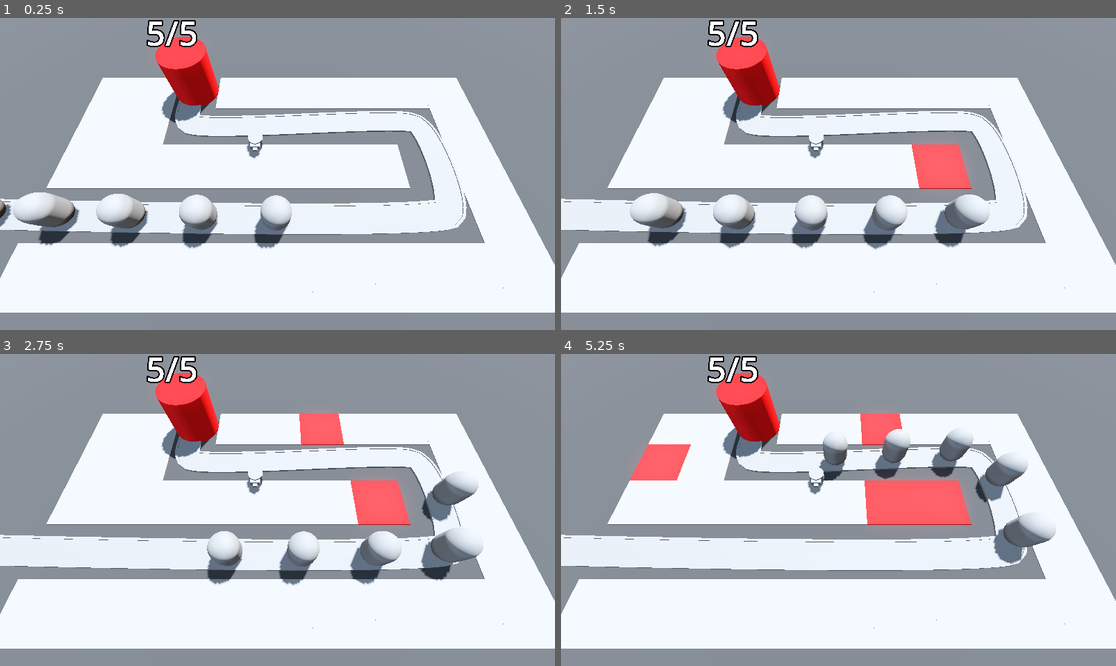
Above: before the commit, frames 1-4 (two rows, left to right).
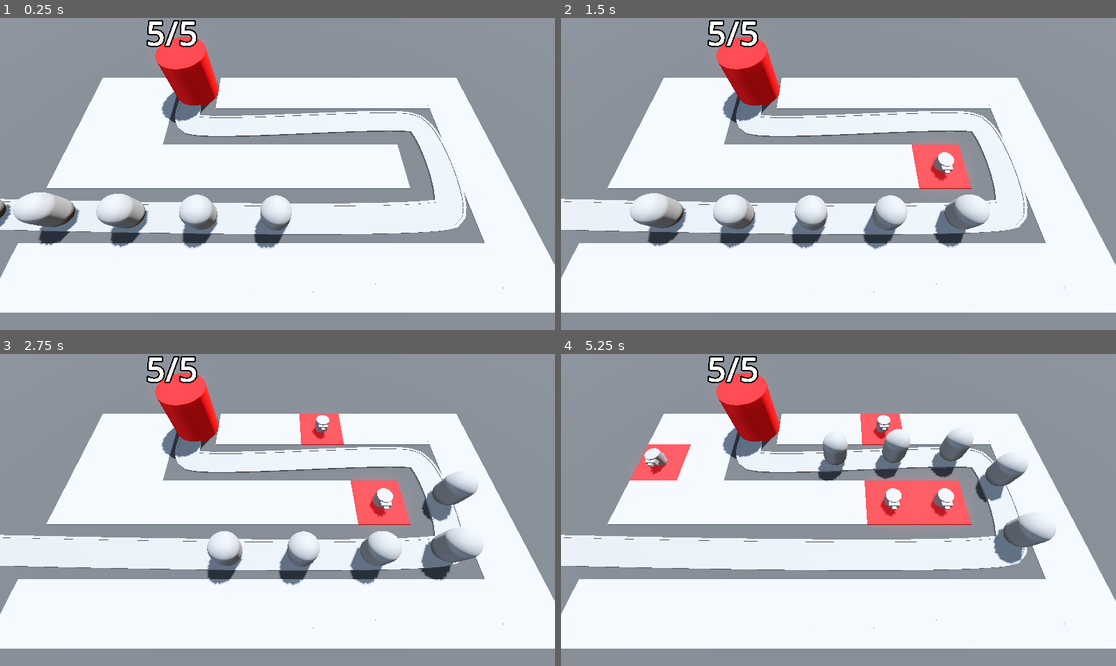
Above: after the commit, the same moments.

Repository: caiobribeiro/godot-barbarian-blaster
Game: Godot game, scene res://scene/base_level.tscn
The game is run twice, just before and just after one commit, with the same random seed, the same clock (stepped at 60 frames per second) and the same inputs.
Inputs (mouse positions are in pixels of both pictures, inside the frame that each line leads up to):
- Up to frame 1 (0.25 s): no input
- Up to frame 2 (1.5 s): move the mouse to (960, 158) at 0.52 s; click (960, 158) at 0.6 s; move the mouse to (727, 189) at 1.27 s; click (727, 189) at 1.35 s
- Up to frame 3 (2.75 s): move the mouse to (333, 441) at 2.02 s; click (333, 441) at 2.1 s
- Up to frame 4 (5.25 s): move the mouse to (810, 572) at 2.77 s; click (810, 572) at 2.85 s; move the mouse to (1005, 556) at 3.52 s; click (1005, 556) at 3.6 s; move the mouse to (672, 463) at 4.27 s; click (672, 463) at 4.35 s; move the mouse to (866, 510) at 5.02 s; click (866, 510) at 5.1 s

The runs differ from the first frame. In frame 1, 0.2% of the frame differs, in the area x 44-48%, y 37-88%; in frame 2, 0.4%; in frame 3, 0.6%; in frame 4, 1.1%, in the area x 15-71%, y 19-53%.

Commit message:
feat: integrate turret building with ray picker camera
Added a reference to TurretManager in RayPickerCamera and updated logic to build a turret at the selected grid cell position. Modified base_level.tscn to connect RayPickerCamera to TurretManager.

Diff:
--- a/RayPickerCamera/ray_picker_camera.gd
+++ b/RayPickerCamera/ray_picker_camera.gd
@@ -1,6 +1,7 @@
 extends Camera3D
 
 @export var gridmap: GridMap
+@export var turret_manager: Node3D
 
 @onready var ray_cast_3d: RayCast3D = $RayCast3D
 
@@ -20,5 +21,7 @@
 				var cell = gridmap.local_to_map(collision_point)
 				if gridmap.get_cell_item(cell) == 0:
 					gridmap.set_cell_item(cell, 1)
+					var tile_position = gridmap.map_to_local(cell)
+					turret_manager.build_turret(tile_position)
 	else:
 		Input.set_default_cursor_shape(Input.CURSOR_ARROW)
--- a/scene/base_level.tscn
+++ b/scene/base_level.tscn
@@ -37,9 +37,10 @@
 size = Vector3(100, 2, 100)
 material = SubResource("StandardMaterial3D_em2pb")
 
-[node name="RayPickerCamera" parent="." node_paths=PackedStringArray("gridmap") instance=ExtResource("1_ohee1")]
+[node name="RayPickerCamera" parent="." node_paths=PackedStringArray("gridmap", "turret_manager") instance=ExtResource("1_ohee1")]
 transform = Transform3D(1, 0, 0, 0, 0.4226179, 0.90630794, 0, -0.90630794, 0.4226179, 1.78633, 14.6778, 9.59334)
 gridmap = NodePath("../GridMap")
+turret_manager = NodePath("../TurretManager")
 
 [node name="GridMap" type="GridMap" parent="."]
 mesh_library = ExtResource("1_em2pb")
@@ -109,7 +110,7 @@
 loop = false
 
 [node name="Enemy2" parent="Path3D" instance=ExtResource("2_2vejk")]
-transform = Transform3D(-0.022252448, 0, -0.9997261, 0, 1, 0, 0.9997261, 0, -0.022252448, -14.972652, 1.1444101e-05, 6.079603)
+transform = Transform3D(-0.022252444, 0, -0.99972594, 0, 1, 0, 0.99972594, 0, -0.022252444, -14.972652, 1.1444101e-05, 6.079603)
 progress = 5.0
 loop = false
 
--- a/scene/turret_manager.gd
+++ b/scene/turret_manager.gd
@@ -1,13 +1,14 @@
 extends Node3D
 
 @export var turret: PackedScene
-
-# Called when the node enters the scene tree for the first time.
-func _ready() -> void:
-	var new_turret = turret.instantiate()
-	add_child(new_turret)
 
 
 # Called every frame. 'delta' is the elapsed time since the previous frame.
 func _process(delta: float) -> void:
 	pass
+
+
+func build_turret(turrent_position: Vector3) -> void:
+	var new_turret = turret.instantiate()
+	add_child(new_turret)
+	new_turret.global_position = turrent_position
